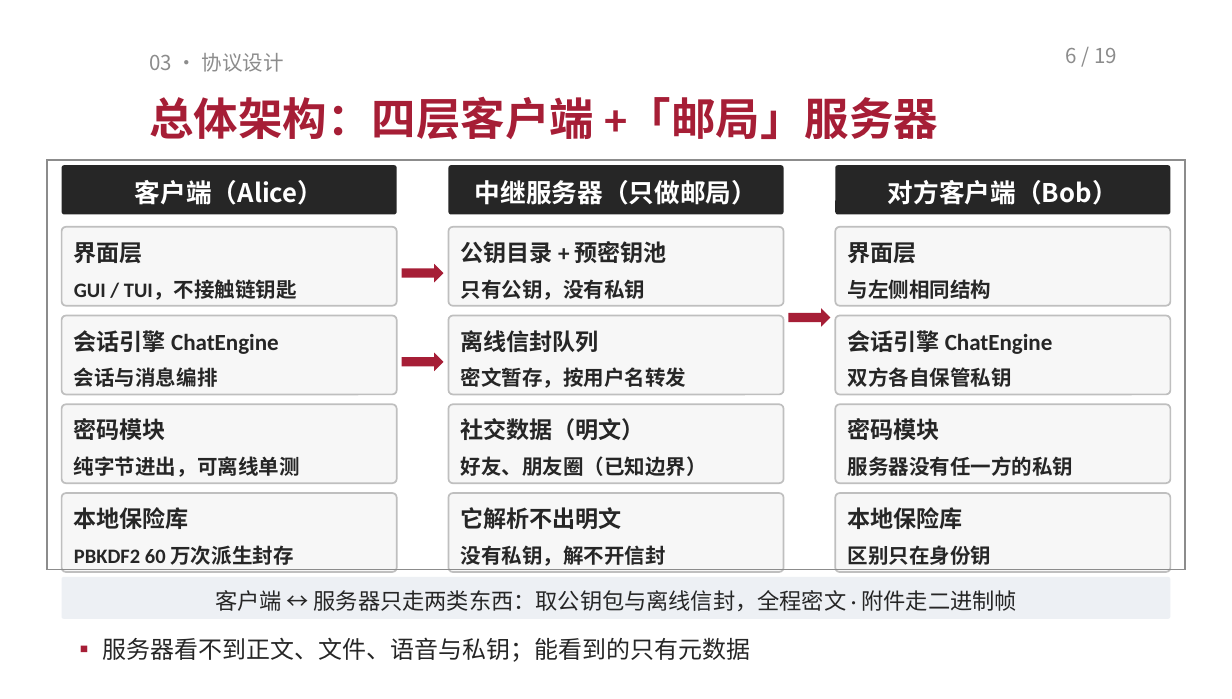
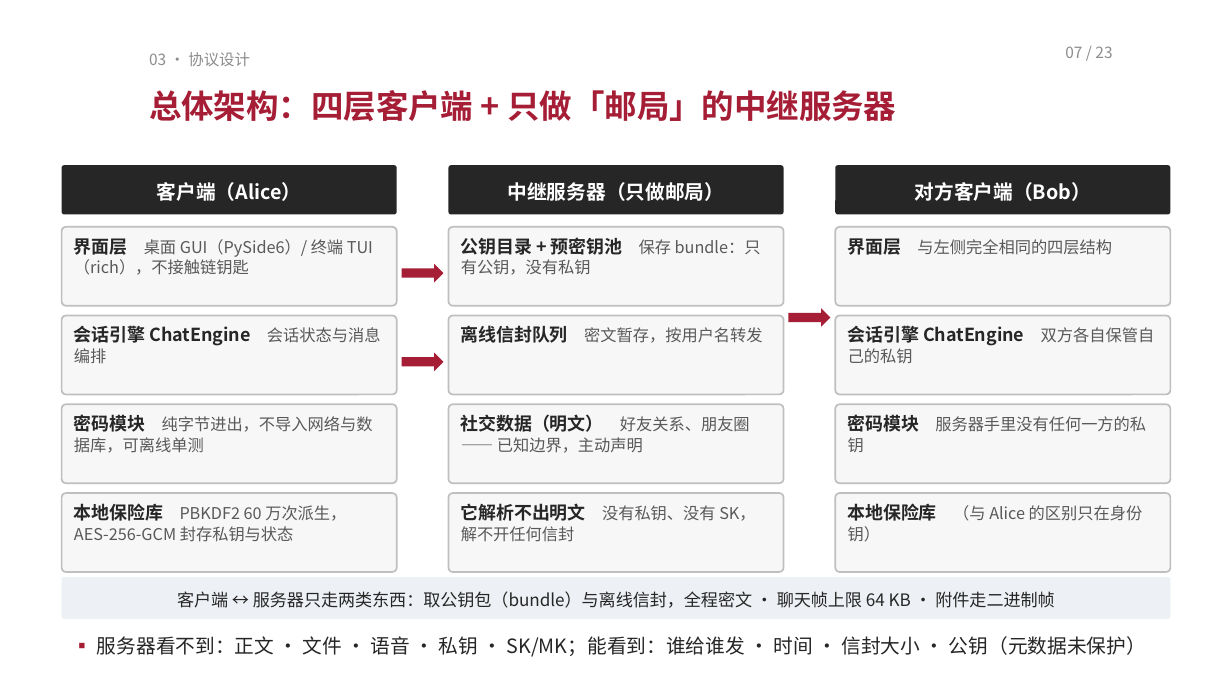
Before and after one commit to TomHaoZi/ECNUchat, a slide deck: slide 7 of 中期汇报/ECNUchat-中期汇报.pptx (slide 6 before the commit). Drawn at 1232x699 pixels with LibreOffice and Linux fonts; fonts in the diff are those of the drawing. Boxes give left, top, right and bottom in pixels: in the first picture for what was removed or moved away, otherwise in the second. Text is boxed around its words. In the diff, an @@ line names an element or a change of style, - is before the commit and + after.

```diff
--- a/中期汇报/ECNUchat-中期汇报.pptx
+++ b/中期汇报/ECNUchat-中期汇报.pptx
@@ text "03 · 协议设计" at bbox=[149, 52, 250, 66]: size 12 to 9 pt @@
@@ text at bbox=[1065, 46, 1112, 58]: text changed; size 12 to 9 pt @@
-6 / 19
+07 / 23
@@ text at bbox=[149, 90, 896, 121]: text changed; size 26 to 19 pt; font Calibri to Noto Sans CJK SC @@
-总体架构：四层客户端 +「邮局」服务器
+总体架构：四层客户端 + 只做「邮局」的中继服务器
@@ rectangle removed at bbox=[47, 160, 1185, 569] @@
@@ size 15 to 11.5 pt in 3 elements at bbox=[62, 165, 397, 214], bbox=[448, 165, 784, 214], bbox=[835, 165, 1170, 214] @@
@@ text in rounded rectangle at bbox=[74, 238, 373, 275]: text changed; size 12 to 9.5 pt; font Calibri to Noto Sans CJK SC; text colour #262626 to #595959; bold off @@
-界面层
-GUI / TUI，不接触链钥匙
+界面层 桌面 GUI（PySide6）/ 终端 TUI（rich），不接触链钥匙
@@ text in rounded rectangle at bbox=[461, 237, 761, 275]: text changed; size 13.5 to 9.5 pt; font Calibri to Noto Sans CJK SC; text colour #262626 to #595959; bold off @@
-公钥目录 + 预密钥池
-只有公钥，没有私钥
+公钥目录 + 预密钥池 保存 bundle：只有公钥，没有私钥
@@ text in rounded rectangle at bbox=[848, 238, 1112, 255]: text changed; size 12 to 9.5 pt; font Calibri to Noto Sans CJK SC; text colour #262626 to #595959; bold off @@
-界面层
-与左侧相同结构
+界面层 与左侧完全相同的四层结构
@@ text in rounded rectangle at bbox=[74, 325, 381, 363]: text changed; size 13.5 to 10.5 pt; font Calibri to Noto Sans CJK SC @@
-会话引擎 ChatEngine
-会话与消息编排
+会话引擎 ChatEngine 会话状态与消息编排
@@ text in rounded rectangle at bbox=[461, 325, 762, 343]: text changed; size 12 to 9.5 pt; font Calibri to Noto Sans CJK SC; text colour #262626 to #595959; bold off @@
-离线信封队列
-密文暂存，按用户名转发
+离线信封队列 密文暂存，按用户名转发
@@ text in rounded rectangle at bbox=[848, 325, 1155, 364]: text changed; size 13.5 to 10.5 pt; font Calibri to Noto Sans CJK SC @@
-会话引擎 ChatEngine
-双方各自保管私钥
+会话引擎 ChatEngine 双方各自保管自己的私钥
@@ text in rounded rectangle at bbox=[74, 414, 373, 453]: text changed; size 12 to 9.5 pt; font Calibri to Noto Sans CJK SC; text colour #262626 to #595959; bold off @@
-密码模块
-纯字节进出，可离线单测
+密码模块 纯字节进出，不导入网络与数据库，可离线单测
@@ text in rounded rectangle at bbox=[461, 414, 750, 453]: text changed; size 12 to 9.5 pt; font Calibri to Noto Sans CJK SC; text colour #262626 to #595959; bold off @@
-社交数据（明文）
-好友、朋友圈（已知边界）
+社交数据（明文） 好友关系、朋友圈 —— 已知边界，主动声明
@@ text in rounded rectangle at bbox=[848, 414, 1146, 452]: text changed; size 12 to 9.5 pt; font Calibri to Noto Sans CJK SC; text colour #262626 to #595959; bold off @@
-密码模块
-服务器没有任一方的私钥
+密码模块 服务器手里没有任何一方的私钥
@@ text in rounded rectangle at bbox=[74, 503, 346, 542]: text changed; size 12 to 9.5 pt; font Calibri to Noto Sans CJK SC; text colour #262626 to #595959; bold off @@
-本地保险库
-PBKDF2 60 万次派生封存
+本地保险库 PBKDF2 60 万次派生，AES-256-GCM 封存私钥与状态
@@ text in rounded rectangle at bbox=[461, 503, 755, 542]: text changed; size 12 to 9.5 pt; font Calibri to Noto Sans CJK SC; text colour #262626 to #595959; bold off @@
-它解析不出明文
-没有私钥，解不开信封
+它解析不出明文 没有私钥、没有 SK，解不开任何信封
@@ text in rounded rectangle at bbox=[848, 503, 1143, 542]: text changed; size 12 to 9.5 pt; font Calibri to Noto Sans CJK SC; text colour #262626 to #595959; bold off @@
-本地保险库
-区别只在身份钥
+本地保险库 （与 Alice 的区别只在身份钥）
@@ text in rounded rectangle at bbox=[177, 591, 1054, 608]: text changed; size 13 to 10 pt; font Calibri to Noto Sans CJK SC @@
-客户端 ↔ 服务器只走两类东西：取公钥包与离线信封，全程密文 · 附件走二进制帧
+客户端 ↔ 服务器只走两类东西：取公钥包（bundle）与离线信封，全程密文 · 聊天帧上限 64 KB · 附件走二进制帧
@@ text at bbox=[97, 636, 1146, 657]: text changed; size 14 to 11.5 pt; font Calibri to Noto Sans CJK SC @@
-▪ 服务器看不到正文、文件、语音与私钥；能看到的只有元数据
+▪ 服务器看不到：正文 · 文件 · 语音 · 私钥 · SK/MK；能看到：谁给谁发 · 时间 · 信封大小 · 公钥（元数据未保护）
```
Also in this commit, not shown: 16 other slides changed, 4 slides added, 3 other files.
